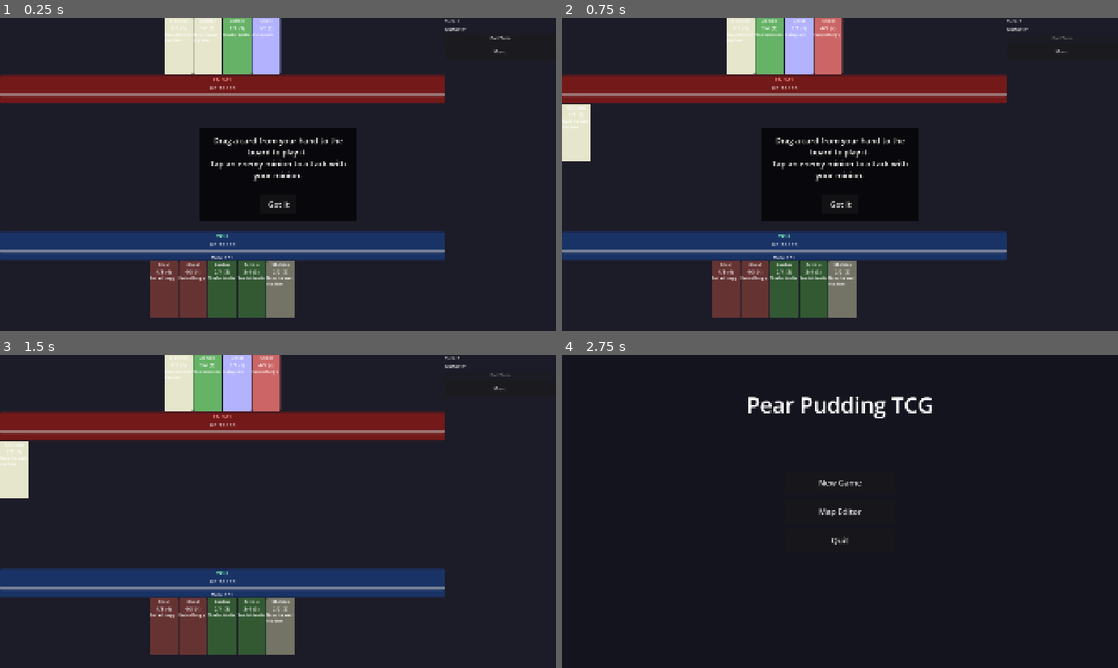
Above: before the commit, frames 1-4 (two rows, left to right).
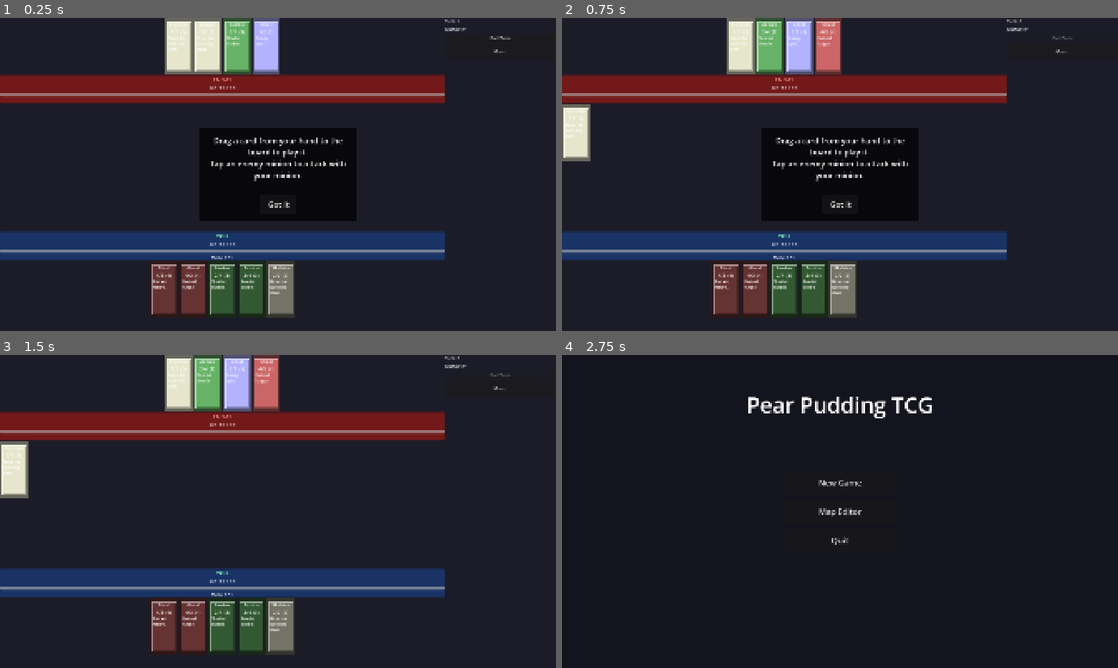
Above: after the commit, the same moments.

Repository: ChrisPauly97/pear-pudding-godot
Game: Godot game, scene res://scenes/battle/BattleScene.tscn
Same seed, same stepped clock (60 frames per second), same inputs: the game is played once before the commit and once after it. This scene is started directly instead of the project's main scene.
Inputs:
- Up to frame 1 (0.25 s): no input
- Up to frame 2 (0.75 s): click "End Turn" at 0.5 s
- Up to frame 3 (1.5 s): click "Got it" at 1.25 s
- Up to frame 4 (2.75 s): click "Menu" at 2 s

The runs differ from the first frame. In frame 1, 3.6% of the frame differs, in the area x 27-53%, y 0-96%; in frame 2, 4.1%, in the area x 0-53%, y 0-96%; in frame 3, 4.1%; in frame 4, nothing differs.

Commit message:
TID-017: Pixel-art card frame shader and BattleScene integration
Co-Authored-By: Claude Sonnet 4.6 <noreply@anthropic.com>

Diff:
--- /dev/null
+++ b/assets/shaders/card_frame.gdshader
@@ -0,0 +1,63 @@
+// Pixel-art card frame shader (canvas_item)
+// Draws a dark outer border, inner bevel (light top/left, dark bottom/right),
+// and fills the interior with base_color.
+// Optional illustration texture blended into the upper portion of the card.
+shader_type canvas_item;
+
+uniform vec4 base_color : source_color = vec4(0.3, 0.3, 0.3, 1.0);
+uniform bool selected = false;
+uniform sampler2D illustration;
+uniform bool has_illustration = false;
+
+// Normalized UV widths (fraction of card size)
+const float OUTER = 0.065;  // outer border thickness
+const float BEVEL = 0.028;  // inner bevel/highlight thickness
+
+void fragment() {
+	float bx = min(UV.x, 1.0 - UV.x);
+	float by = min(UV.y, 1.0 - UV.y);
+	float bd = min(bx, by);
+
+	vec3 border_rgb;
+	if (selected) {
+		border_rgb = vec3(1.0, 0.85, 0.0);
+	} else {
+		border_rgb = mix(base_color.rgb, vec3(0.0), 0.55);
+	}
+
+	vec3 bevel_hi = mix(base_color.rgb, vec3(1.0), 0.42);
+	vec3 bevel_lo = mix(base_color.rgb, vec3(0.0), 0.28);
+
+	vec3 col;
+
+	if (bd < OUTER) {
+		// Outer border (all four edges)
+		col = border_rgb;
+	} else if (UV.y < OUTER + BEVEL || UV.x < OUTER + BEVEL) {
+		// Top and left inner bevel — lighter (highlight)
+		col = bevel_hi;
+	} else if (UV.y > 1.0 - OUTER - BEVEL || UV.x > 1.0 - OUTER - BEVEL) {
+		// Bottom and right inner bevel — darker (shadow)
+		col = bevel_lo;
+	} else {
+		// Interior
+		if (has_illustration && UV.y < 0.55) {
+			// Remap UV into the illustration region
+			float inner_start = OUTER + BEVEL;
+			float inner_end_x = 1.0 - OUTER - BEVEL;
+			float inner_end_y = 0.55;
+			vec2 illus_uv = vec2(
+				(UV.x - inner_start) / (inner_end_x - inner_start),
+				UV.y / inner_end_y
+			);
+			illus_uv = clamp(illus_uv, vec2(0.0), vec2(1.0));
+			vec4 illus = texture(illustration, illus_uv);
+			// Blend illustration over base_color using illustration alpha
+			col = mix(base_color.rgb, illus.rgb, illus.a * 0.85);
+		} else {
+			col = base_color.rgb;
+		}
+	}
+
+	COLOR = vec4(col, 1.0);
+}
--- a/data/CardData.gd
+++ b/data/CardData.gd
@@ -12,6 +12,7 @@
 @export var magic_branch: String = ""
 @export var spell_effect: String = ""
 @export var spell_power: int = 0
+@export var illustration: Texture2D
 
 ## Converts to the Dictionary format that CardInstance.from_template() and
 ## legacy callers expect.
@@ -29,4 +30,5 @@
 		"magic_branch": magic_branch,
 		"spell_effect": spell_effect,
 		"spell_power": spell_power,
+		"illustration": illustration,
 	}
--- a/scenes/battle/BattleScene.gd
+++ b/scenes/battle/BattleScene.gd
@@ -6,6 +6,7 @@
 const CardRegistry = preload("res://autoloads/CardRegistry.gd")
 const EnemyRegistry = preload("res://autoloads/EnemyRegistry.gd")
 const HeroState = preload("res://game_logic/battle/HeroState.gd")
+const _CardFrameShader: Shader = preload("res://assets/shaders/card_frame.gdshader")
 
 var enemy_data: Dictionary = {}
 var _state: GameState
@@ -192,7 +193,7 @@
 	# Ensure ghost renders on top
 	move_child(_drag_visual, get_child_count() - 1)
 
-func _make_card_ghost(card: CardInstance) -> PanelContainer:
+func _make_card_ghost(card: CardInstance) -> Control:
 	var panel := _make_card_view(card, "ghost")
 	panel.modulate.a = 0.75
 	# Fixed size already set inside _make_card_view
@@ -217,7 +218,7 @@
 	# Reuse existing panels where possible, update their content
 	for i in range(needed):
 		if i < existing.size():
-			_update_card_view(existing[i] as PanelContainer, cards[i], zone_id)
+			_update_card_view(existing[i] as Control, cards[i], zone_id)
 		else:
 			var card_view := _make_card_view(cards[i], zone_id)
 			zone_node.add_child(card_view)
@@ -225,14 +226,14 @@
 	for i in range(needed, existing.size()):
 		existing[i].queue_free()
 
-func _update_card_view(panel: PanelContainer, card: CardInstance, zone_id: String) -> void:
-	var vbox: VBoxContainer = panel.get_child(0) as VBoxContainer
+func _update_card_view(root: Control, card: CardInstance, zone_id: String) -> void:
+	var margin: MarginContainer = root.get_node_or_null("ContentMargin") as MarginContainer
+	var vbox: VBoxContainer = margin.get_child(0) as VBoxContainer if margin and margin.get_child_count() > 0 else null
 	if not vbox or vbox.get_child_count() < 3:
 		# Structure mismatch — rebuild from scratch
-		for child in panel.get_children():
+		for child in root.get_children():
 			child.queue_free()
-		var new_vbox := _build_card_vbox(card)
-		panel.add_child(new_vbox)
+		_add_card_frame_children(root, card)
 	else:
 		var name_lbl: Label = vbox.get_child(0) as Label
 		var stats_lbl: Label = vbox.get_child(1) as Label
@@ -240,8 +241,8 @@
 		name_lbl.text = card.name
 		stats_lbl.text = "%d/%d  (%d)" % [card.attack, card.health, card.cost]
 		desc_lbl.text = card.description
-	_apply_card_style(panel, card, zone_id)
-	_bind_card_input(panel, card, zone_id)
+	_apply_card_style(root, card, zone_id)
+	_bind_card_input(root, card, zone_id)
 
 func _build_card_vbox(card: CardInstance) -> VBoxContainer:
 	var vbox := VBoxContainer.new()
@@ -261,25 +262,33 @@
 	vbox.add_child(desc_lbl)
 	return vbox
 
-func _apply_card_style(panel: PanelContainer, card: CardInstance, zone_id: String) -> void:
-	var style := StyleBoxFlat.new()
-	var tmpl := CardRegistry.get_template(card.template_id)
-	style.bg_color = tmpl.get("color", Color(0.3, 0.3, 0.3)) if not tmpl.is_empty() else Color(0.3, 0.3, 0.3)
+func _apply_card_style(root: Control, card: CardInstance, zone_id: String) -> void:
+	var frame_rect: ColorRect = root.get_node_or_null("FrameRect") as ColorRect
+	if not frame_rect:
+		return
+	var mat: ShaderMaterial = frame_rect.material as ShaderMaterial
+	if not mat:
+		return
+
+	var tmpl: Dictionary = CardRegistry.get_template(card.template_id)
+	var base_col: Color = tmpl.get("color", Color(0.3, 0.3, 0.3)) if not tmpl.is_empty() else Color(0.3, 0.3, 0.3)
+
 	if zone_id == "hand" and not _state.players[0].can_play(card):
-		style.bg_color = style.bg_color.darkened(0.5)
-	elif zone_id == "board" and not _dragged_card.is_empty() and _dragged_card.get("card") == card:
-		style.border_color = Color.YELLOW
-		style.border_width_top = 3
-		style.border_width_bottom = 3
-		style.border_width_left = 3
-		style.border_width_right = 3
-	style.corner_radius_top_left = 4
-	style.corner_radius_top_right = 4
-	style.corner_radius_bottom_left = 4
-	style.corner_radius_bottom_right = 4
-	panel.add_theme_stylebox_override("panel", style)
-
-func _bind_card_input(panel: PanelContainer, card: CardInstance, zone_id: String) -> void:
+		base_col = base_col.darkened(0.5)
+
+	mat.set_shader_parameter("base_color", base_col)
+
+	var is_selected: bool = zone_id == "board" and not _dragged_card.is_empty() and _dragged_card.get("card") == card
+	mat.set_shader_parameter("selected", is_selected)
+
+	var illus: Texture2D = tmpl.get("illustration", null) as Texture2D
+	if illus:
+		mat.set_shader_parameter("illustration", illus)
+		mat.set_shader_parameter("has_illustration", true)
+	else:
+		mat.set_shader_parameter("has_illustration", false)
+
+func _bind_card_input(panel: Control, card: CardInstance, zone_id: String) -> void:
 	# Disconnect old signals before connecting new ones
 	for conn in panel.gui_input.get_connections():
 		panel.gui_input.disconnect(conn["callable"])
@@ -290,13 +299,37 @@
 	elif zone_id == "enemy_board":
 		panel.gui_input.connect(func(event: InputEvent) -> void: _on_enemy_card_input(event, card))
 
-func _make_card_view(card: CardInstance, zone_id: String) -> PanelContainer:
-	var panel := PanelContainer.new()
-	panel.custom_minimum_size = Vector2(_vh * 0.09, _vh * 0.15)
-	panel.add_child(_build_card_vbox(card))
-	_apply_card_style(panel, card, zone_id)
-	_bind_card_input(panel, card, zone_id)
-	return panel
+func _add_card_frame_children(root: Control, card: CardInstance) -> void:
+	# Background: card frame shader fills the full control
+	var frame_rect := ColorRect.new()
+	frame_rect.name = "FrameRect"
+	frame_rect.mouse_filter = Control.MOUSE_FILTER_IGNORE
+	frame_rect.set_anchors_and_offsets_preset(Control.PRESET_FULL_RECT)
+	var mat := ShaderMaterial.new()
+	mat.shader = _CardFrameShader
+	frame_rect.material = mat
+	root.add_child(frame_rect)
+
+	# Content: text labels with margin inset
+	var margin := MarginContainer.new()
+	margin.name = "ContentMargin"
+	margin.set_anchors_and_offsets_preset(Control.PRESET_FULL_RECT)
+	margin.mouse_filter = Control.MOUSE_FILTER_IGNORE
+	var pad: int = int(_vh * 0.012)
+	margin.add_theme_constant_override("margin_left", pad)
+	margin.add_theme_constant_override("margin_right", pad)
+	margin.add_theme_constant_override("margin_top", pad)
+	margin.add_theme_constant_override("margin_bottom", pad)
+	margin.add_child(_build_card_vbox(card))
+	root.add_child(margin)
+
+func _make_card_view(card: CardInstance, zone_id: String) -> Control:
+	var root := Control.new()
+	root.custom_minimum_size = Vector2(_vh * 0.09, _vh * 0.15)
+	_add_card_frame_children(root, card)
+	_apply_card_style(root, card, zone_id)
+	_bind_card_input(root, card, zone_id)
+	return root
 
 func _refresh_hero(hero_node: Node, hero: HeroState, is_enemy: bool) -> void:
 	var vbox: VBoxContainer = hero_node.get_child(0) as VBoxContainer if hero_node.get_child_count() > 0 else null
Not shown, added: assets/shaders/card_frame.gdshader.uid
Not shown, changed: docs/agent/battle-system.md
Not shown, changed: tasks/goals/GID-008--card-art-visuals/TID-017--card-frame-shader-battle.md
Not shown, changed: tasks/goals/GID-008--card-art-visuals/goal.md
Not shown, changed: tasks/index.md
